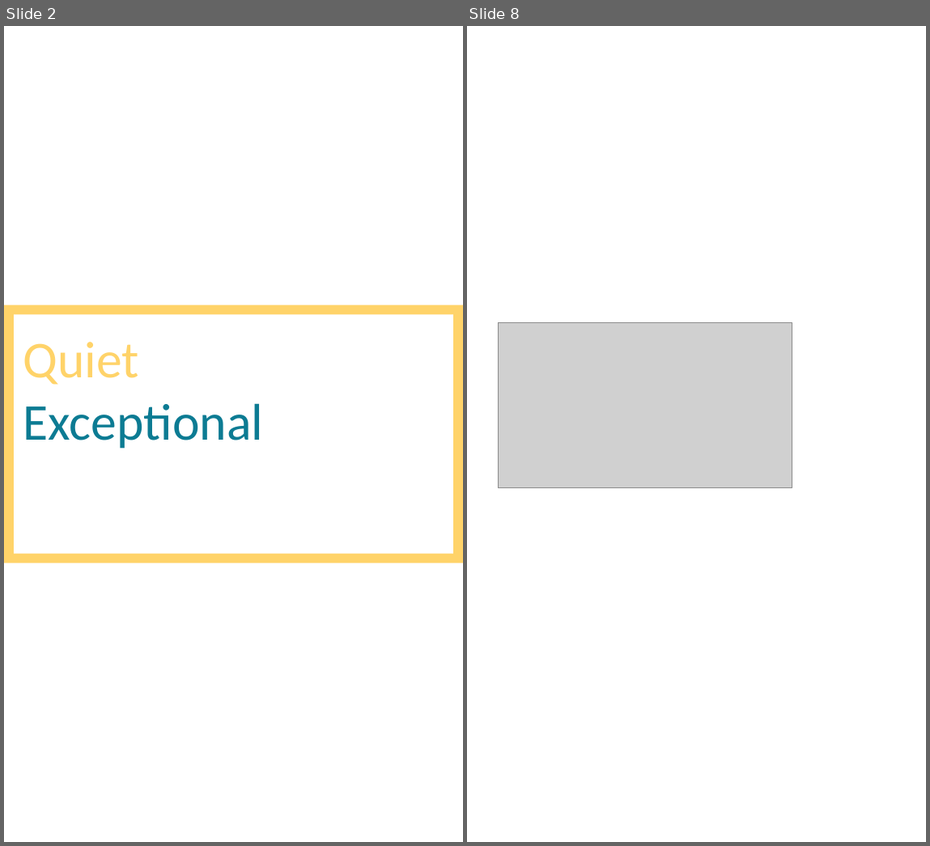
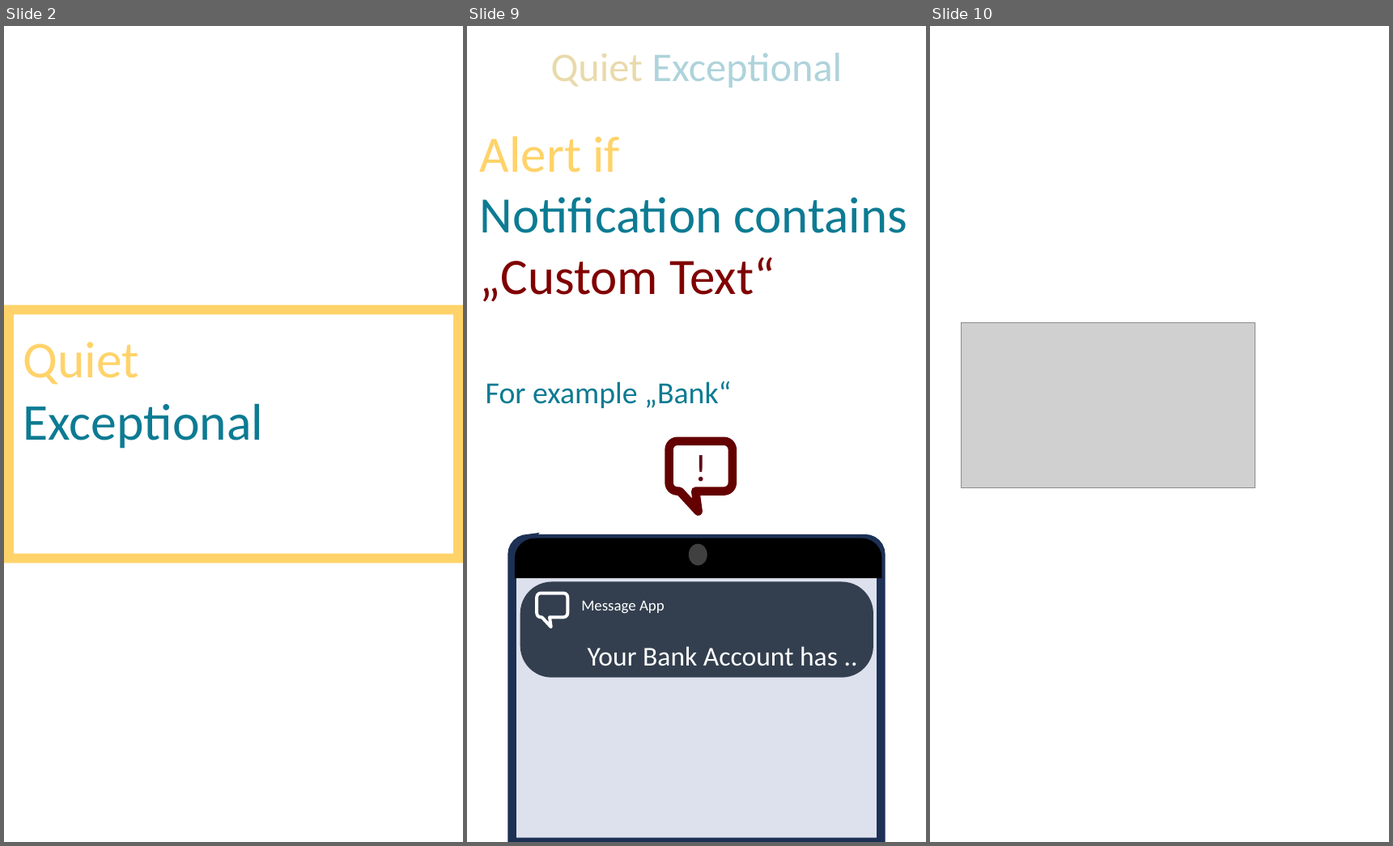
Before and after one commit to akileshsivakumar08/Quiet-Exceptional, a slide deck: posters.pptx. Shown side by side, each under a label of ours: slides 2 and 8 before the commit, slides 2, 9 and 10 after it; the slides between them are not shown. The pictures are 930x846 and 1393x846 pixels, drawn with LibreOffice and Linux fonts; fonts in the diff are those of the drawing; grey boxes stand for pictures. Boxes give left, top, right and bottom in pixels: in the first picture for what was removed or moved away, otherwise in the second. Text is boxed around its words. In the diff, an @@ line names an element or a change of style, - is before the commit and + after.

```diff
--- a/posters.pptx
+++ b/posters.pptx
@@ slide 9 added at box(467, 26, 926, 842), background #FFFFFF @@
@@ text added at box(551, 53, 843, 88), 48 pt, text #0C7B93 at 33% opacity @@
+Quiet Exceptional
@@ text added at box(480, 136, 908, 302), 60 pt, text #0C7B93 @@
+Alert if
+Notification contains
+„Custom Text“
@@ text added at box(486, 382, 731, 408), 36 pt, text #0C7B93 @@
+For example „Bank“
@@ rounded speech box added at box(669, 442, 732, 492), outline #640000 10 pt, 45 pt, text #5E0B15 @@
+!
@@ round same rect added at box(512, 540, 882, 842), fill #DDE1ED, outline #1E3256 10 pt @@
@@ round same rect added at box(519, 543, 878, 574), fill #000000, outline #000000 10 pt @@
@@ ellipse added at box(689, 544, 707, 565), fill #404040 @@
@@ rounded rectangle added at box(520, 582, 874, 677), fill #333F50, 32 pt, text #FFFFFF @@
+Your Bank Account has ..
@@ rounded speech box added at box(537, 594, 567, 617), outline #FFFFFF 3.75 pt @@
@@ text added at box(581, 601, 665, 614), 18 pt, text #FFFFFF @@
+Message App
@@ what was slide 8 is now slide 10 @@
```
Also in this commit, not shown: 4 slides changed, 2 other slides added, 1 slide removed, 33 other files.
